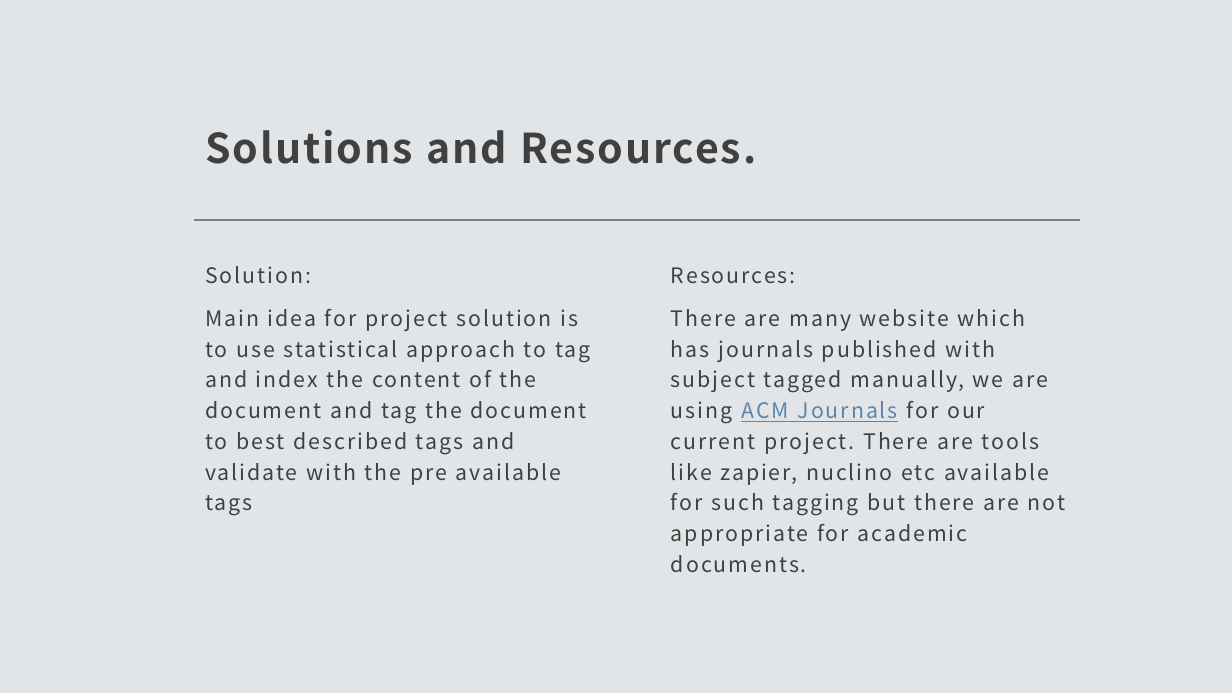
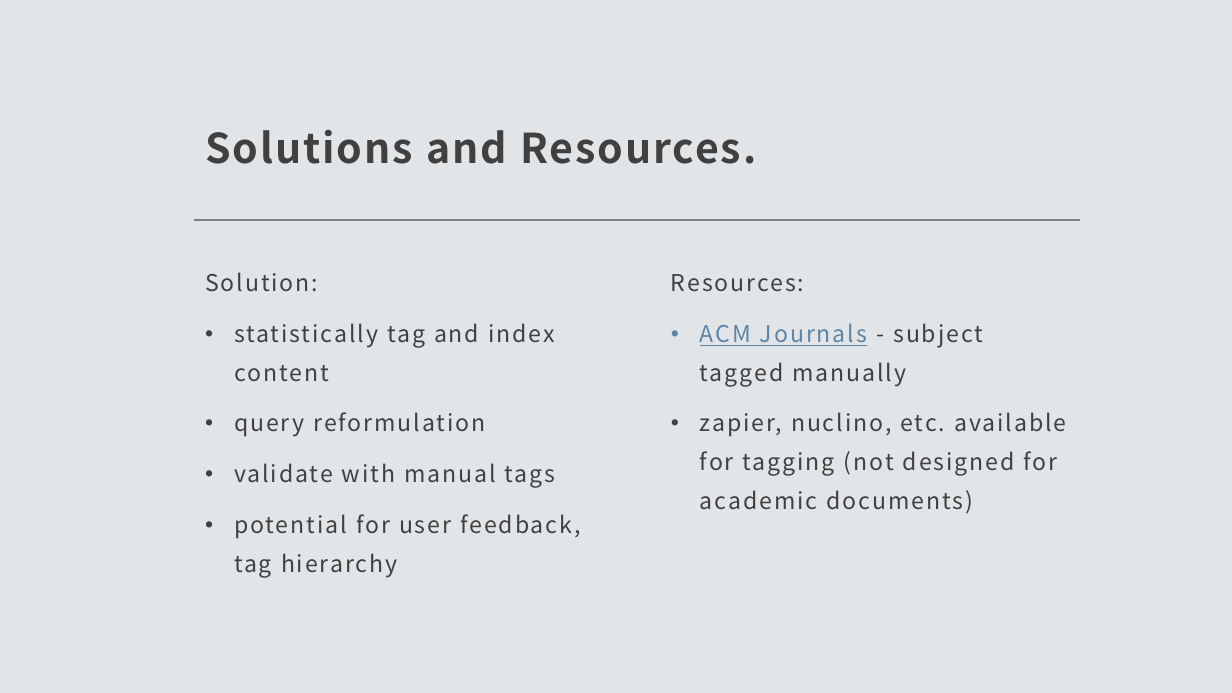
Before and after one commit to ShubhrikaSehgal/IR_Project, a slide deck: slide 3 of initial_prep_check.pptx. Drawn at 1232x693 pixels with LibreOffice and Linux fonts; fonts in the diff are those of the drawing. Boxes give left, top, right and bottom in pixels: in the first picture for what was removed or moved away, otherwise in the second. Text is boxed around its words. In the diff, an @@ line names an element or a change of style, - is before the commit and + after.

Commit message:
Add files via upload
Updated

```diff
--- a/initial_prep_check.pptx
+++ b/initial_prep_check.pptx
@@ text at (x1=205, y1=272, x2=318, y2=292): size 16.6 to 18 pt in "Solution:"; line spacing 1.2 to 1.4 @@
@@ text at (x1=671, y1=274, x2=804, y2=292): size 16.6 to 18 pt in "Resources:"; line spacing 1.2 to 1.4 @@
@@ text at (x1=234, y1=323, x2=581, y2=577): text changed; size 16.6 to 18 pt @@
-Main idea for project solution is to use statistical approach to tag and index the content of the document and tag the document to best described tags and validate with the pre available tags
+• statistically tag and index content
+• query reformulation
+• validate with manual tags
+• potential for user feedback, tag hierarchy
@@ text at (x1=700, y1=323, x2=1066, y2=513): text changed; size 16.6 to 18 pt @@
-There are many website which has journals published with subject tagged manually, we are using ACM Journals for our current project. There are tools like zapier, nuclino etc available for such tagging but there are not appropriate for academic documents.
+• ACM Journals - subject tagged manually
+• zapier, nuclino, etc. available for tagging (not designed for academic documents)
```
Also in this commit, not shown: 3 other slides changed.
